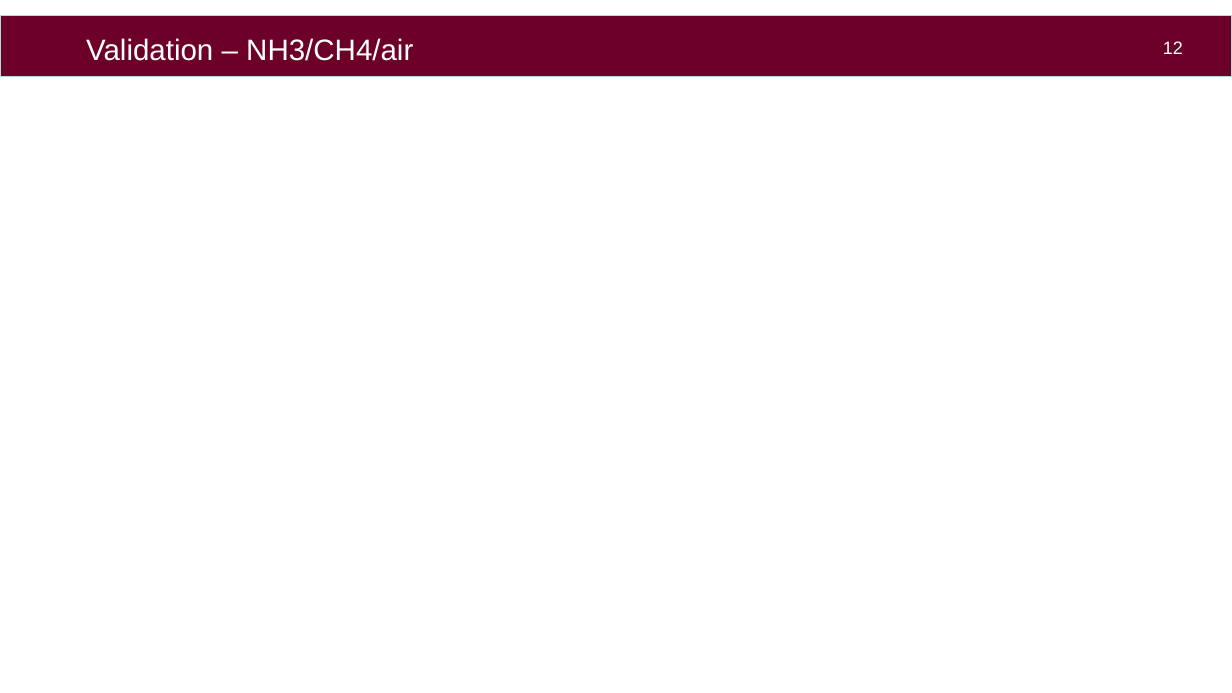
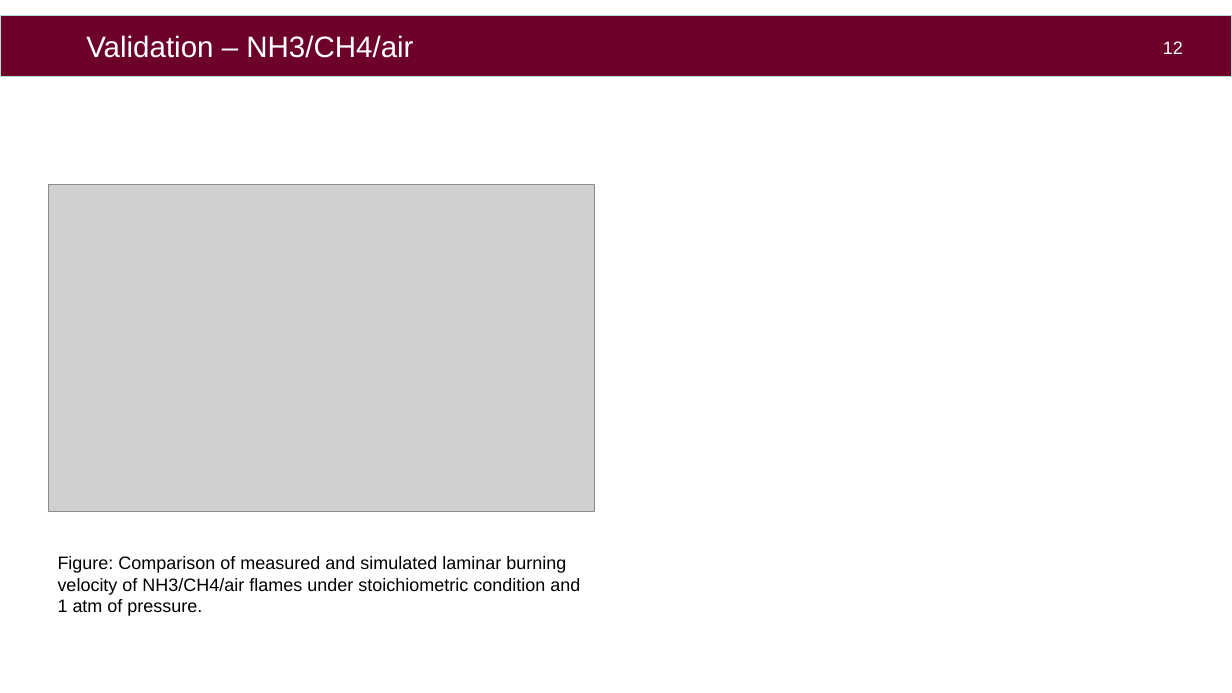
Before and after one commit to aahil-wq/lab-presentations, a slide deck: slide 13 of icfd2026/pres/kyushu_ppt_16-9.pptx. Drawn at 1232x693 pixels with LibreOffice and Linux fonts; fonts in the diff are those of the drawing; grey boxes stand for pictures; background and template pictures are left out. Boxes give left, top, right and bottom in pixels: in the first picture for what was removed or moved away, otherwise in the second. Text is boxed around its words. In the diff, an @@ line names an element or a change of style, - is before the commit and + after.

Commit message:
done for 10/14

```diff
--- a/icfd2026/pres/kyushu_ppt_16-9.pptx
+++ b/icfd2026/pres/kyushu_ppt_16-9.pptx
@@ title "Validation – NH3/CH4/air" at box(86, 35, 413, 58): vertical alignment top to middle @@
@@ picture added at box(48, 185, 594, 512) @@
@@ text added at box(58, 556, 580, 616), 14 pt, text #000000 @@
+Figure: Comparison of measured and simulated laminar burning velocity of NH3/CH4/air flames under stoichiometric condition and 1 atm of pressure.
```
